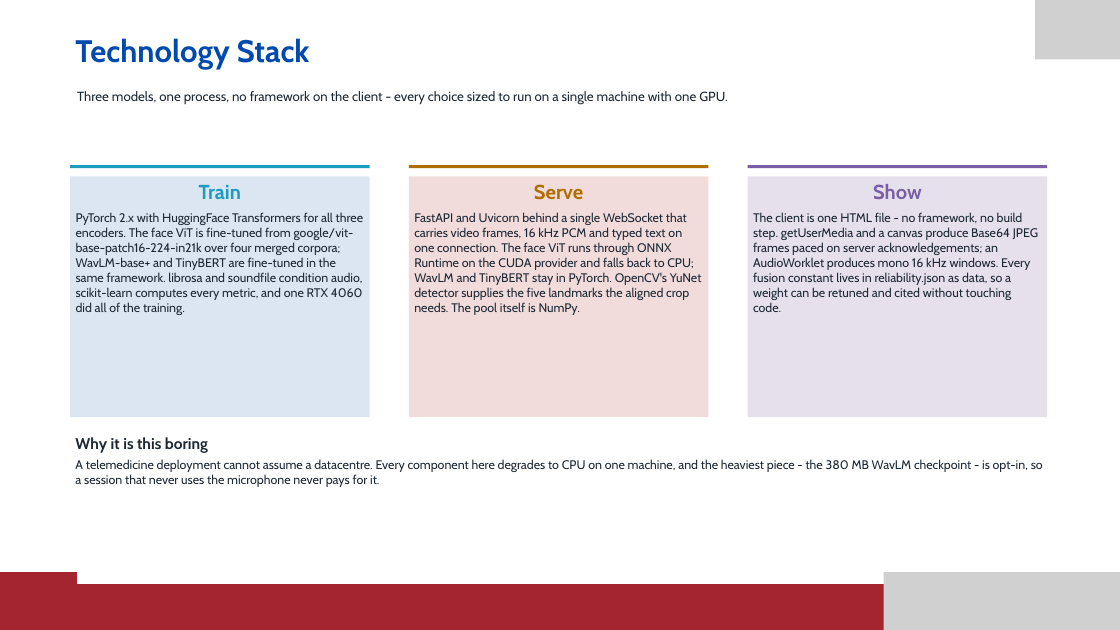
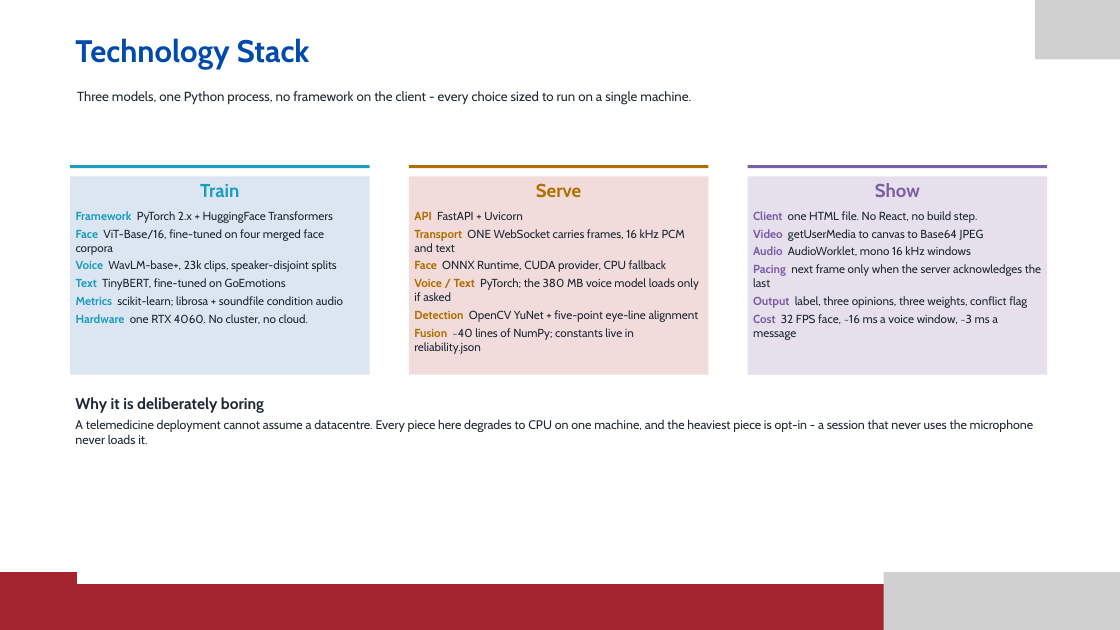
Before and after one commit to Piyushchy/Fyp-project, a slide deck: slide 11 of presentation/Sept_eval_1_multimodal.pptx. Drawn at 1120x630 pixels with LibreOffice and Linux fonts; fonts in the diff are those of the drawing; grey boxes stand for pictures. Boxes give left, top, right and bottom in pixels: in the first picture for what was removed or moved away, otherwise in the second. Text is boxed around its words. In the diff, an @@ line names an element or a change of style, - is before the commit and + after.

```diff
--- a/presentation/Sept_eval_1_multimodal.pptx
+++ b/presentation/Sept_eval_1_multimodal.pptx
@@ text at (x1=77, y1=91, x2=691, y2=104): text changed @@
-Three models, one process, no framework on the client - every choice sized to run on a single machine with one GPU.
+Three models, one Python process, no framework on the client - every choice sized to run on a single machine.
@@ rectangle "Train" resized from (x1=70, y1=176, x2=370, y2=417) to (x1=70, y1=176, x2=370, y2=375) @@
@@ rectangle "Serve" resized from (x1=409, y1=176, x2=708, y2=417) to (x1=409, y1=176, x2=708, y2=375) @@
@@ rectangle "Show" resized from (x1=748, y1=176, x2=1047, y2=417) to (x1=748, y1=176, x2=1047, y2=375) @@
@@ text in rectangle at (x1=200, y1=184, x2=239, y2=197): size 26 to 24 pt in "Train" @@
@@ text in rectangle at (x1=536, y1=183, x2=582, y2=198): size 26 to 24 pt in "Serve" @@
@@ text in rectangle at (x1=875, y1=183, x2=920, y2=197): size 26 to 24 pt in "Show" @@
@@ text in rectangle at (x1=76, y1=211, x2=343, y2=324): text changed; size 16 to 15 pt @@
-PyTorch 2.x with HuggingFace Transformers for all three encoders. The face ViT is fine-tuned from google/vit-base-patch16-224-in21k over four merged corpora; WavLM-base+ and TinyBERT are fine-tuned in the same framework. librosa and soundfile condition audio, scikit-learn computes every metric, and one RTX 4060 did all of the training.
+Framework PyTorch 2.x + HuggingFace Transformers
+Face ViT-Base/16, fine-tuned on four merged face corpora
+Voice WavLM-base+, 23k clips, speaker-disjoint splits
+Text TinyBERT, fine-tuned on GoEmotions
+Metrics scikit-learn; librosa + soundfile condition audio
+Hardware one RTX 4060. No cluster, no cloud.
@@ text in rectangle at (x1=414, y1=212, x2=699, y2=354): text changed; size 16 to 15 pt @@
-FastAPI and Uvicorn behind a single WebSocket that carries video frames, 16 kHz PCM and typed text on one connection. The face ViT runs through ONNX Runtime on the CUDA provider and falls back to CPU; WavLM and TinyBERT stay in PyTorch. OpenCV's YuNet detector supplies the five landmarks the aligned crop needs. The pool itself is NumPy.
+API FastAPI + Uvicorn
+Transport ONE WebSocket carries frames, 16 kHz PCM and text
+Face ONNX Runtime, CUDA provider, CPU fallback
+Voice / Text PyTorch; the 380 MB voice model loads only if asked
+Detection OpenCV YuNet + five-point eye-line alignment
+Fusion ~40 lines of NumPy; constants live in reliability.json
@@ text in rectangle at (x1=753, y1=211, x2=1041, y2=340): text changed; size 16 to 15 pt @@
-The client is one HTML file - no framework, no build step. getUserMedia and a canvas produce Base64 JPEG frames paced on server acknowledgements; an AudioWorklet produces mono 16 kHz windows. Every fusion constant lives in reliability.json as data, so a weight can be retuned and cited without touching code.
+Client one HTML file. No React, no build step.
+Video getUserMedia to canvas to Base64 JPEG
+Audio AudioWorklet, mono 16 kHz windows
+Pacing next frame only when the server acknowledges the last
+Output label, three opinions, three weights, conflict flag
+Cost 32 FPS face, ~16 ms a voice window, ~3 ms a message
@@ text at (x1=75, y1=397, x2=1034, y2=444): text changed @@
-Why it is this boring
-A telemedicine deployment cannot assume a datacentre. Every component here degrades to CPU on one machine, and the heaviest piece - the 380 MB WavLM checkpoint - is opt-in, so a session that never uses the microphone never pays for it.
+Why it is deliberately boring
+A telemedicine deployment cannot assume a datacentre. Every piece here degrades to CPU on one machine, and the heaviest piece is opt-in - a session that never uses the microphone never loads it.
```
Also in this commit, not shown: 3 other slides changed, 1 slide added, 4 other files.
